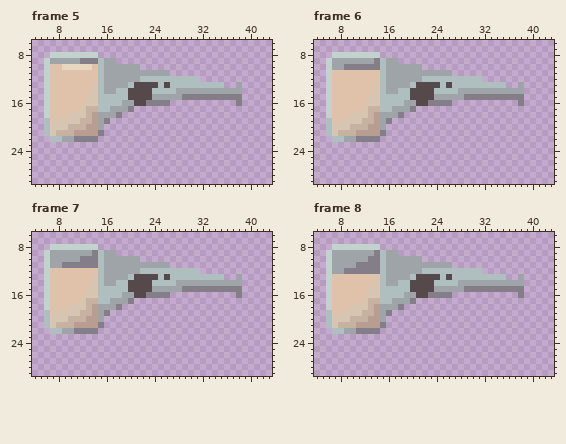
A pixel-art file gets an edit: AsepriteFiles/Drafts/Player/Weapons/Animated/pesticideSprinkler.ase. The picture above was drawn from the file before the commit.
45x30 pixels, 30 frames. Shown: frame 5: x 4..43, y 6..29; frame 6: x 4..43, y 6..29; frame 7: x 4..43, y 6..29; frame 8: x 4..43, y 6..29. The commit also changed other frames, which this record leaves out.
After:
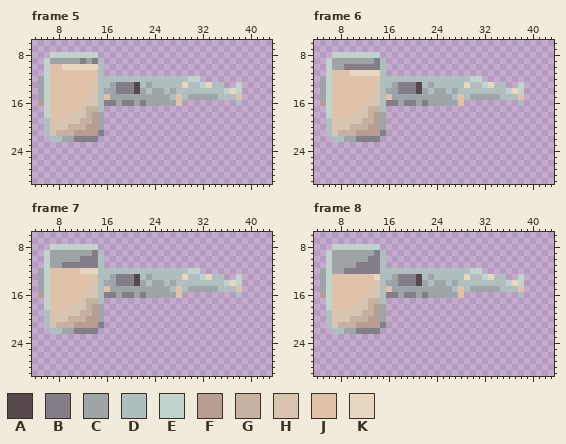
Palette (. is transparent): A #56494c  B #847e89  C #9fa4a9  D #afbfc0  E #c2d3cd  F #b79e90  G #c7b1a0  H #d7c4b1  J #e0c1a9  K #e7d7c1
Commit: The flamethrower is ready for the game. I also updated to pesticide sprinkler so that it doesn't look ugly anymore.
Diff:
layer "PIVOT" now hidden
Changed rows in their new state; - is an unchanged pixel.
Frame 5:
first column x 5:
 9 --------C--..---------------------
10 ---------K-......-----------------
11 -----------...........------------
12 C----------DDDDDD--------EE-------
13 C----------D-BBB-DCD-D--K--EK----E
14 C------------BBB-CDCC-CDDDDDDDDEKE
15 C----------JCCCCCCC---DJDCCCCCDDDJ
16 F----------BBCBBCBCCCCCJ---------D
17 -----------.....------------------
18 -----------...--------------------
19 -----------.----------------------
Frame 6:
first column x 5:
 9 -----------..---------------------
10 -----------......-----------------
11 -----KKKKK-...........------------
12 C----------DDDDDD--------EE-------
13 C----------D-BBB-DCD-D--K--EK----E
14 C------------BBB-CDCC-CDDDDDDDDEKE
15 C----------JCCCCCCC---DJDCCCCCDDDJ
16 F----------BBCBBCBCCCCCJ---------D
17 -----------.....------------------
18 -----------...--------------------
19 -----------.----------------------
Frame 7:
first column x 5:
 9 -----------..---------------------
10 -----------......-----------------
11 -----------...........------------
12 C------KKK-DDDDDD--------EE-------
13 C----------D-BBB-DCD-D--K--EK----E
14 C------------BBB-CDCC-CDDDDDDDDEKE
15 C----------JCCCCCCC---DJDCCCCCDDDJ
16 F----------BBCBBCBCCCCCJ---------D
17 -----------.....------------------
18 -----------...--------------------
19 -----------.----------------------
Frame 8:
first column x 5:
 9 -----------..---------------------
10 -----------......-----------------
11 -----------...........------------
12 C----------DDDDDD--------EE-------
13 C--------K-D-BBB-DCD-D--K--EK----E
14 C------------BBB-CDCC-CDDDDDDDDEKE
15 C----------JCCCCCCC---DJDCCCCCDDDJ
16 F----------BBCBBCBCCCCCJ---------D
17 -----------.....------------------
18 -----------...--------------------
19 -----------.----------------------
Changed places in both pictures, as pixel boxes (x1, y1, x2, y2):
changed: (86, 58, 242, 124)
added: (38, 76, 44, 106)
changed: (350, 58, 524, 124)
added: (320, 76, 326, 106)
changed: (80, 250, 242, 316)
added: (38, 268, 44, 298)
changed: (374, 250, 524, 316)
added: (320, 268, 326, 298)
